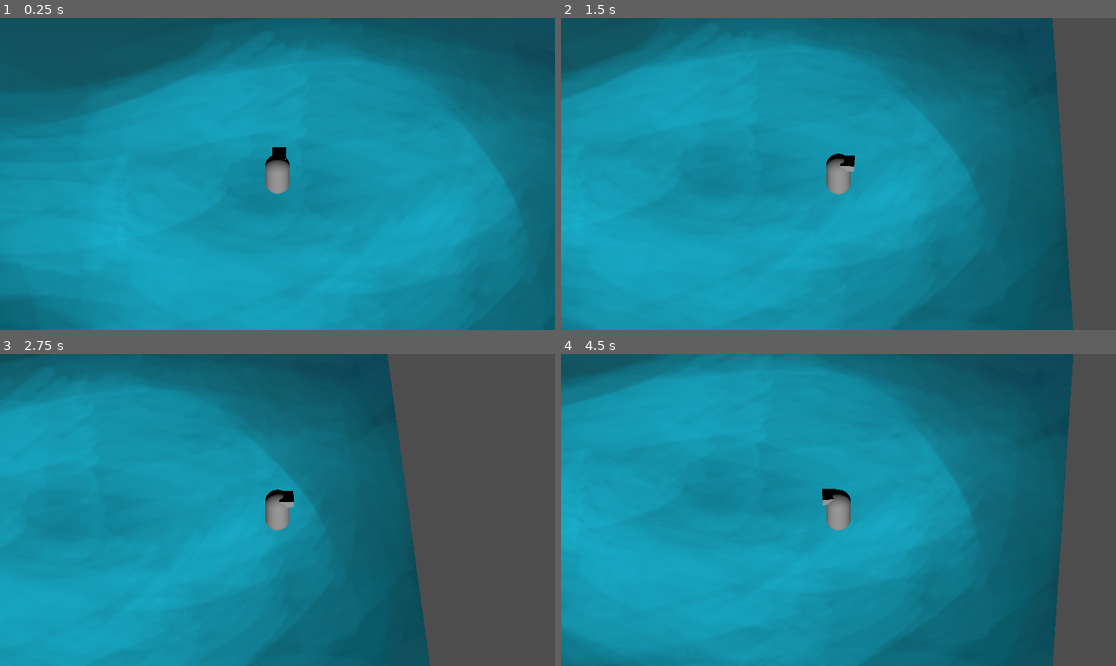
Above: before the commit, frames 1-4 (two rows, left to right).
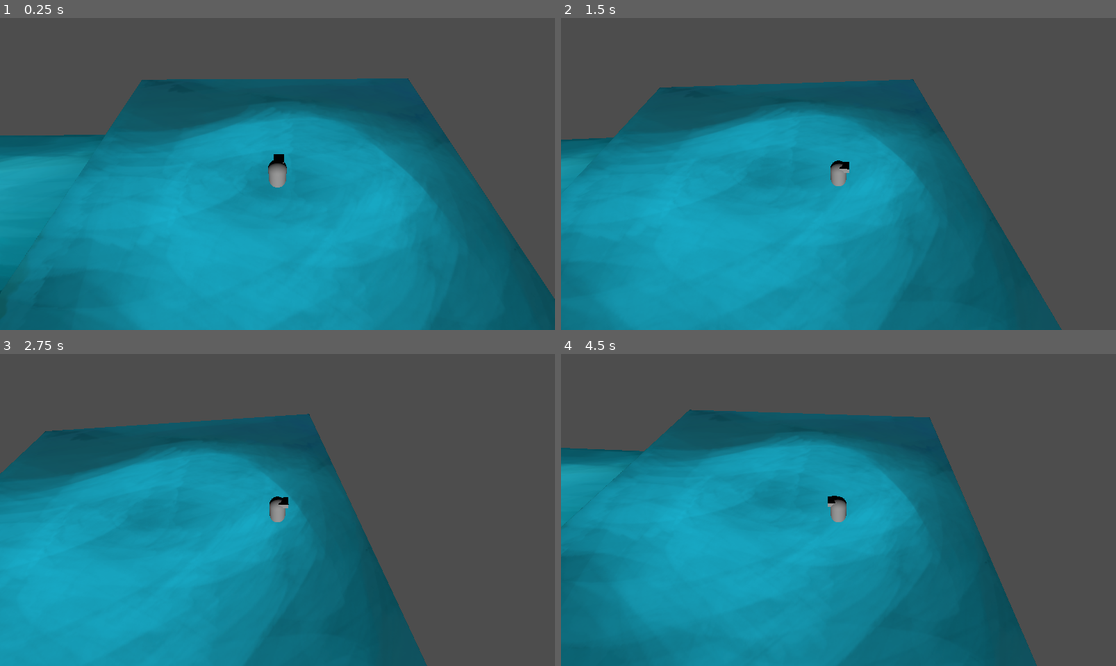
Above: after the commit, the same moments.

Repository: 1p22geo/AWARE_v0
Game: Godot game, scene res://scenes/levels/world.tscn
Two runs of this game, one before a commit and one after it. Both use one fixed random seed, a clock stepped at 60 frames per second and the inputs below.
Inputs (mouse positions are in pixels of both pictures, inside the frame that each line leads up to):
- Up to frame 1 (0.25 s): no input
- Up to frame 2 (1.5 s): tap Enter at 0.5 s; move the mouse to (960, 158) at 0.52 s; hold D (move_right) 0.53-1.25 s; hold Shift 0.53-1.25 s; click (960, 158) at 0.67 s; tap Space (jump) at 0.77 s; drag from (727, 189) to (810, 236) at 1.27 s
- Up to frame 3 (2.75 s): move the mouse to (333, 441) at 2.02 s; hold D (move_right) from 2.03 s (still down); tap Ctrl at 2.1 s
- Up to frame 4 (4.5 s): release D (move_right) at 2.75 s; drag from (810, 572) to (672, 463) at 2.77 s; move the mouse to (1005, 556) at 3.52 s; hold A (move_left) 3.53-4.25 s; tap Alt at 3.6 s; tap Space (jump) at 3.77 s; drag from (672, 463) to (755, 432) at 4.27 s

The runs differ from the first frame. In frame 1, 58% of the frame differs, in the area x 0-100%, y 0-100%; in frame 2, 50%; in frame 3, 32%; in frame 4, 52%.

Commit message:
fix(camera): Changed the camera to perpective

Diff:
--- a/scenes/Player/Player.tscn
+++ b/scenes/Player/Player.tscn
@@ -40,10 +40,11 @@
 
 [node name="Camera3D" type="Camera3D" parent="CameraRig" node_paths=PackedStringArray("target")]
 transform = Transform3D(1, 0, 0, 0, 0.49999997, 0.86602545, 0, -0.86602545, 0.49999997, -6.2289057, 5.502296, 1.8580084)
-projection = 1
 current = true
 size = 12.576
 script = ExtResource("3_xcisb")
 target = NodePath("../../Player")
+height = 10.0
+distance = 8.0
 
 [node name="AnimationTree" type="AnimationTree" parent="."]
